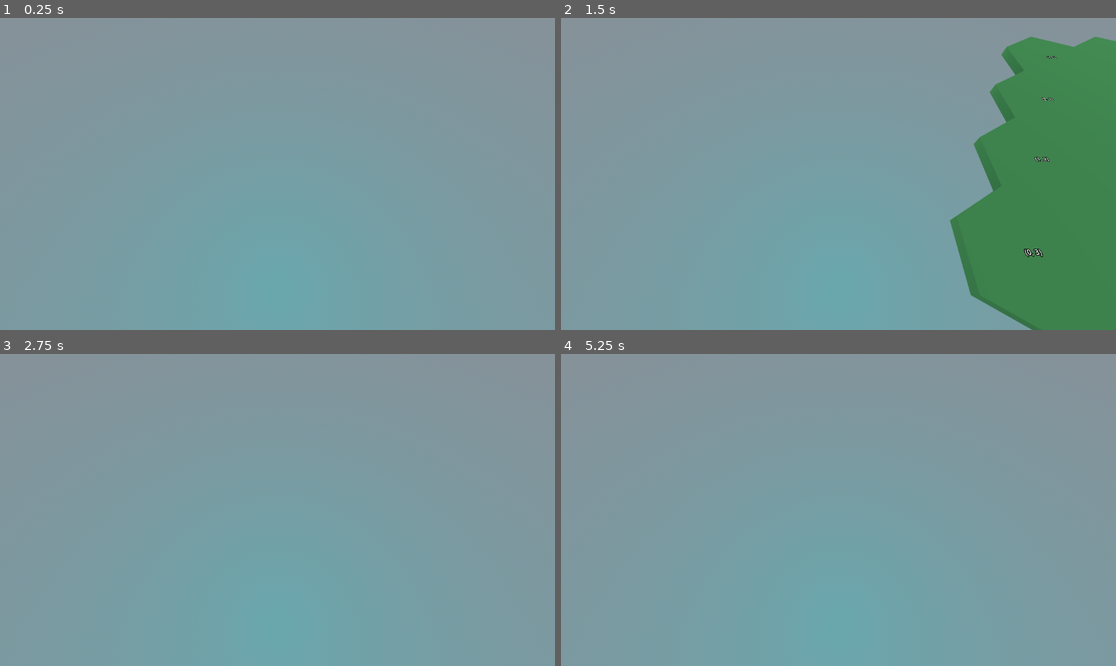
Above: before the commit, frames 1-4 (two rows, left to right).
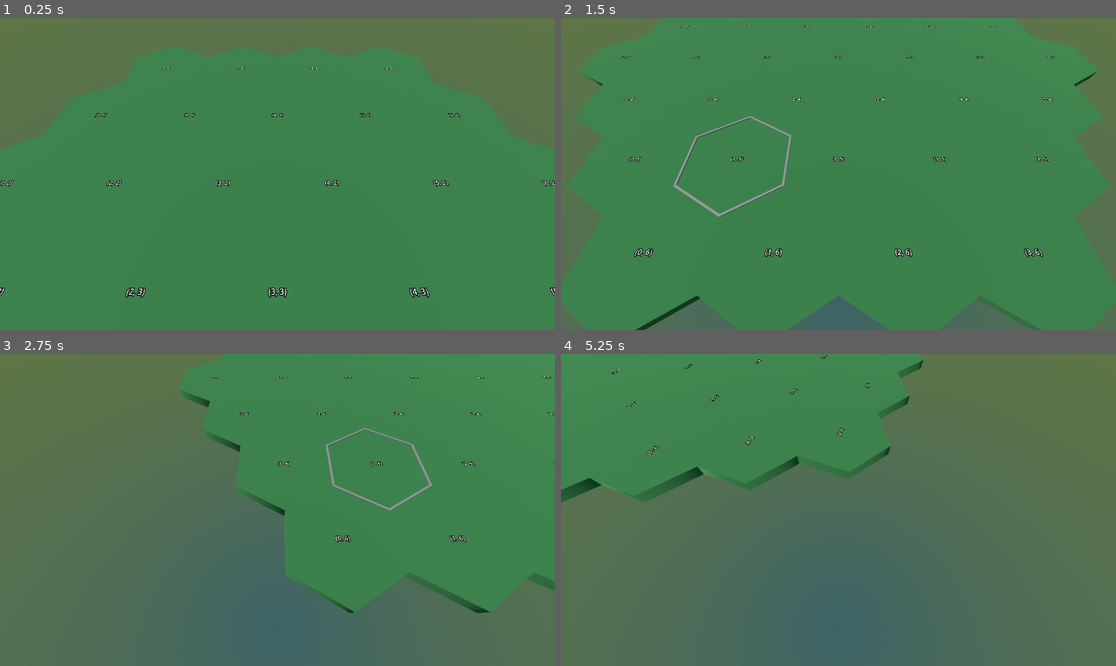
Above: after the commit, the same moments.

Repository: nheeb/spell-tactics
Game: Godot game, scene res://Logic/Main.tscn
Two runs of this game, one before a commit and one after it. Both use one fixed random seed, a clock stepped at 60 frames per second and the inputs below.
Inputs (mouse positions are in pixels of both pictures, inside the frame that each line leads up to):
- Up to frame 1 (0.25 s): no input
- Up to frame 2 (1.5 s): tap Enter at 0.5 s; move the mouse to (960, 158) at 0.52 s; hold S (move_camera_backwards) 0.53-1.28 s; move the mouse to (727, 189) at 1.27 s; tap W (move_camera_forwards) at 1.35 s
- Up to frame 3 (2.75 s): move the mouse to (333, 441) at 2.02 s; hold A (move_camera_left) from 2.03 s (still down)
- Up to frame 4 (5.25 s): move the mouse to (810, 572) at 2.77 s; release A (move_camera_left) at 2.78 s; tap D (move_camera_right) at 2.85 s; move the mouse to (1005, 556) at 3.52 s; hold Q (rotate_camera_anticlockwise) 3.53-4.28 s; move the mouse to (672, 463) at 4.27 s; tap E (rotate_camera_clockwise) at 4.35 s; tap Space at 5 s; move the mouse to (866, 510) at 5.02 s; tap Mouse wheel up (zoom_camera_in) at 5.1 s

The runs differ from the first frame. In frame 1, 100% of the frame differs, in the area x 0-100%, y 0-100%; in frame 2, 80%; in frame 3, 100%; in frame 4, 100%.

Commit message:
center grid

Diff:
--- a/Logic/Tiles/Tile.tscn
+++ b/Logic/Tiles/Tile.tscn
@@ -65,6 +65,9 @@
 
 [node name="DebugLabel" type="Label3D" parent="."]
 transform = Transform3D(1, 0, 0, 0, -4.37114e-08, 1, 0, -1, -4.37114e-08, 0, 0.125358, -5.47957e-09)
+visibility_range_end = 9.0
+visibility_range_end_margin = 0.5
+visibility_range_fade_mode = 1
 pixel_size = 0.003
 text = "Tee"
 
--- a/Prototype/HexGrid.gd
+++ b/Prototype/HexGrid.gd
@@ -1,5 +1,5 @@
+#@tool
 class_name TileGrid extends Node3D
-
 ## Different initialization functions should be implemented.
 ## For example initializing regular n-grid.
 ## Or loading a resource defining a map.
@@ -11,7 +11,6 @@
 
 ## 2D Array of tiles, indexed with (r,q)
 var tiles: Array[Array] = []
-
 
 func _ready() -> void:
 	init_basic_grid(3)
@@ -39,7 +38,8 @@
 			# that mean they are higher than they are wide
 			var new_tile: Tile = TileScene.instantiate()
 			add_child(new_tile)
-			var xz_translation: Vector2 = r * Q_BASIS + q * R_BASIS
+			new_tile.owner = self
+			var xz_translation: Vector2 = (r-n) * Q_BASIS + (q-n) * R_BASIS
 			new_tile.position = Vector3(xz_translation.x, 0.0, xz_translation.y)
 			new_tile.get_node("DebugLabel").text = "(%s, %s)" % [r, q]
 			tiles[r][q] = new_tile
@@ -57,3 +57,10 @@
 	return (abs(q1 - q2)
 			+ abs(q1 + r1 - q2 - r2)
 			+ abs(r1 - r2)) / 2
+
+
+## tool part:
+@export var create_catan_grid: bool = false:
+	set(value):
+		if value == true:
+			init_basic_grid(3)
--- a/Prototype/Prototyping.tscn
+++ b/Prototype/Prototyping.tscn
@@ -7,8 +7,8 @@
 [sub_resource type="ProceduralSkyMaterial" id="ProceduralSkyMaterial_ypriw"]
 sky_horizon_color = Color(0.223529, 0.517647, 0.670588, 1)
 sky_curve = 0.197926
-ground_bottom_color = Color(0.411765, 0.658824, 0.682353, 1)
-ground_horizon_color = Color(0.545098, 0.556863, 0.588235, 1)
+ground_bottom_color = Color(0.243137, 0.388235, 0.403922, 1)
+ground_horizon_color = Color(0.392157, 0.47451, 0.254902, 1)
 ground_curve = 1.07635
 
 [sub_resource type="Sky" id="Sky_l7vq8"]
@@ -24,14 +24,12 @@
 [node name="Prototyping" type="Node3D"]
 
 [node name="CameraPivot" type="Node3D" parent="."]
-transform = Transform3D(1, 0, 0, 0, 1, 0, 0, 0, 1, 0, 0, 0)
 script = ExtResource("1_wx0wr")
 
 [node name="AnglerPivot" type="Node3D" parent="CameraPivot"]
 transform = Transform3D(1, 0, 0, 0, 0.866026, -0.5, 0, 0.5, 0.866026, 0, 3, 0)
 
 [node name="Smoothing" type="Node3D" parent="CameraPivot/AnglerPivot"]
-transform = Transform3D(1, 0, 0, 0, 1, 0, 0, 0, 1, 0, 0, 0)
 script = ExtResource("1_mf57j")
 
 [node name="Camera3D" type="Camera3D" parent="CameraPivot/AnglerPivot/Smoothing"]
